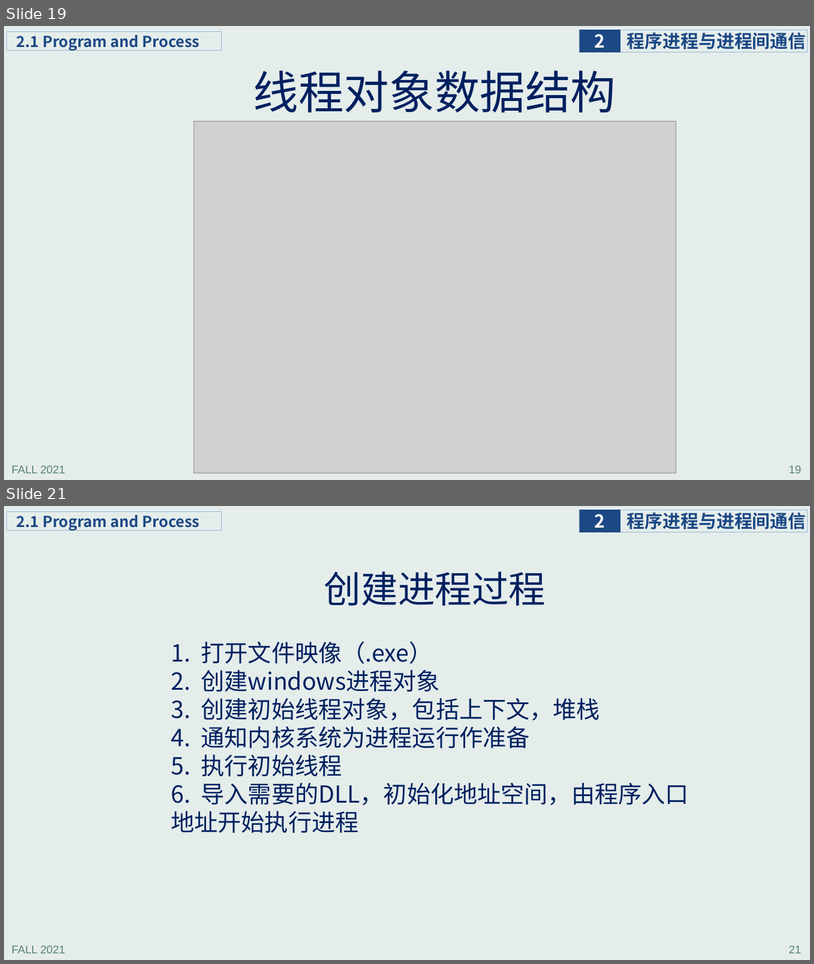
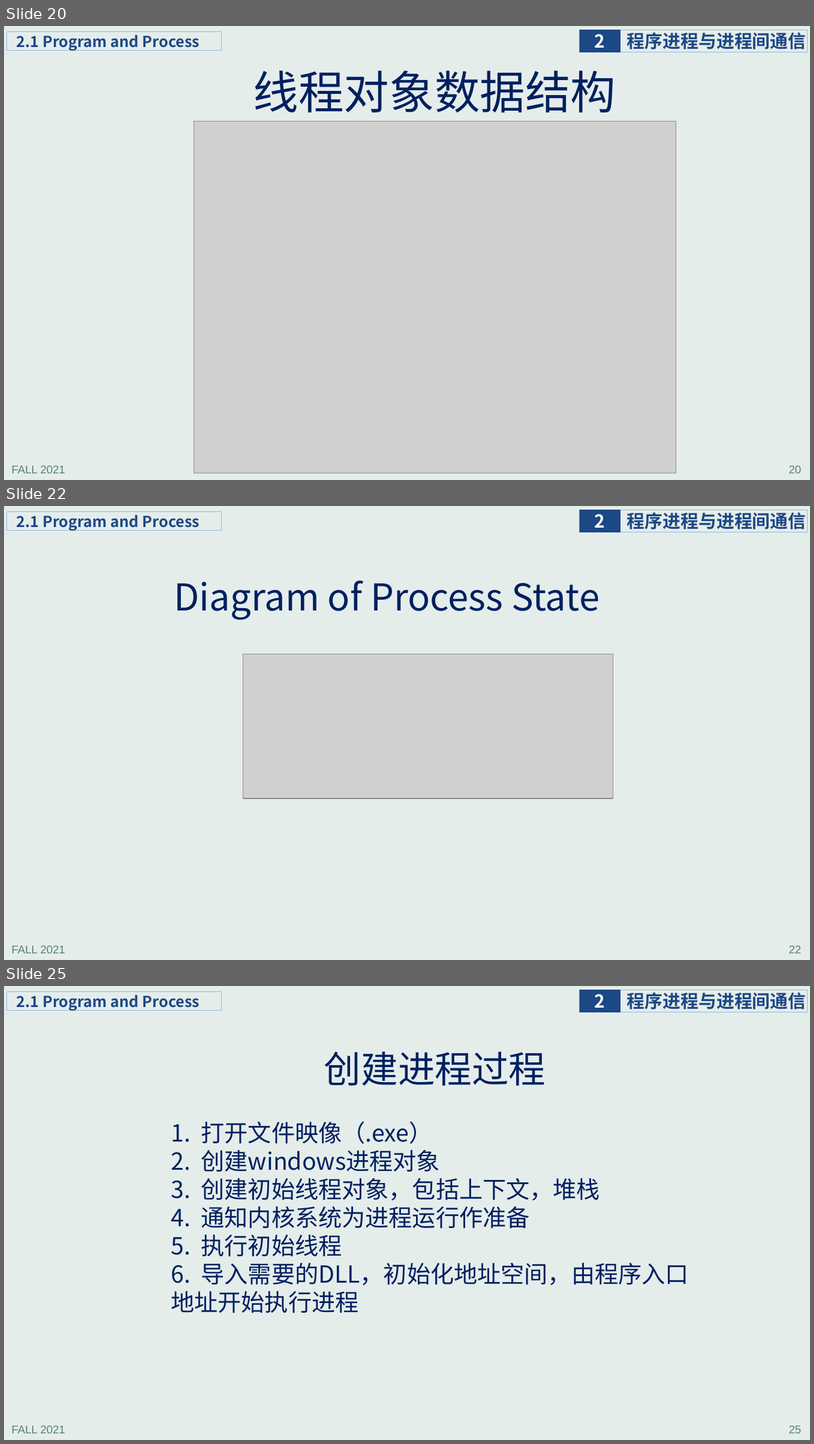
Before and after one commit to principleWindows/win-principle-2021, a slide deck: slides/instruction/principleWindows_2.pptx. Shown one above the other, each under a label of ours: slides 19 and 21 before the commit, slides 20, 22 and 25 after it; the slides between them are not shown. The pictures are 814x964 and 814x1444 pixels, drawn with LibreOffice and Linux fonts; fonts in the diff are those of the drawing; grey boxes stand for pictures. Boxes give left, top, right and bottom in pixels: in the first picture for what was removed or moved away, otherwise in the second. Text is boxed around its words. In the diff, an @@ line names an element or a change of style, - is before the commit and + after.

```diff
--- a/slides/instruction/principleWindows_2.pptx
+++ b/slides/instruction/principleWindows_2.pptx
@@ slide 22 added at (4, 506, 810, 960), background #E5EDEB; not listed: 5 template elements that a slide beside it also shows @@
@@ title added at (174, 580, 600, 620), 44 pt, text #002060 @@
+Diagram of Process State
@@ picture added at (243, 654, 613, 798) @@
@@ what was slide 19 is now slide 20 @@
@@ page number at (789, 465, 802, 473): text changed @@
-19
+20
@@ what was slide 21 is now slide 25 @@
@@ page number at (789, 1425, 802, 1433): text changed @@
-21
+25
```
Also in this commit, not shown: 2 slides changed, 6 other slides added, 4 other files.
